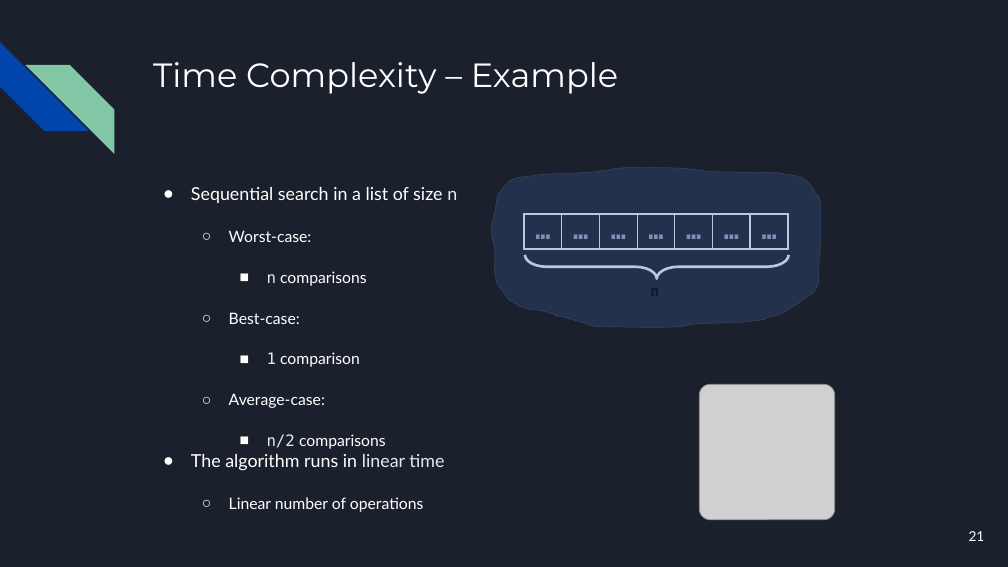
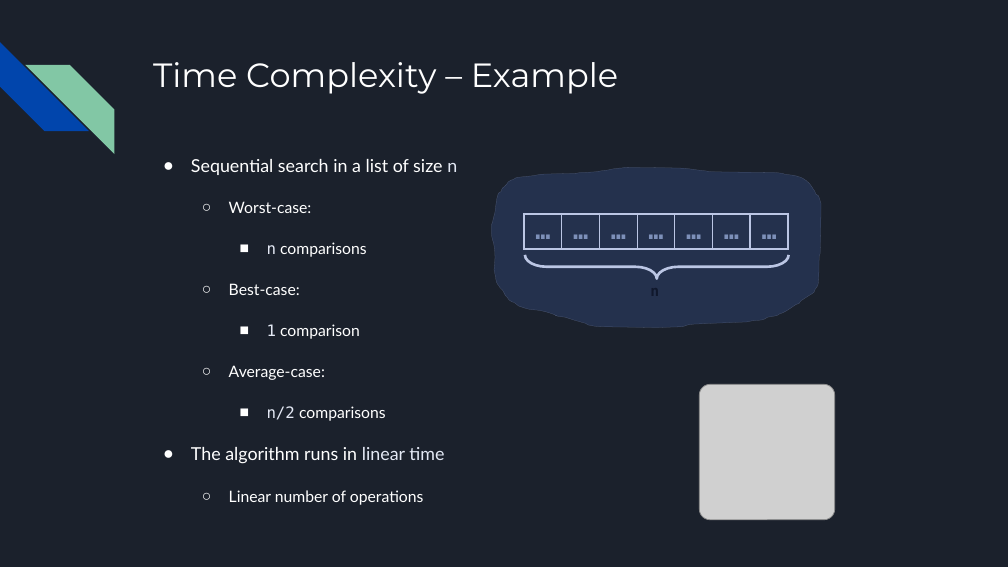
Before and after one commit to bulhard/DSA2022, a slide deck: slide 19 of _Presentations/02 Data types, data structures, algorithms.pptx (slide 21 before the commit). Drawn at 1008x567 pixels with LibreOffice and Linux fonts; fonts in the diff are those of the drawing; grey boxes stand for pictures. Boxes give left, top, right and bottom in pixels: in the first picture for what was removed or moved away, otherwise in the second. Text is boxed around its words. In the diff, an @@ line names an element or a change of style, - is before the commit and + after.

Commit message:
Presentation 02

```diff
--- a/_Presentations/02 Data types, data structures, algorithms.pptx
+++ b/_Presentations/02 Data types, data structures, algorithms.pptx
@@ text "Sequential search in a list ..." rewrapped from box(191, 187, 457, 512) to box(191, 159, 457, 505) @@
@@ page number removed at box(969, 531, 985, 541) @@
-21
```
Also in this commit, not shown: 21 other slides changed, 3 slides removed.
